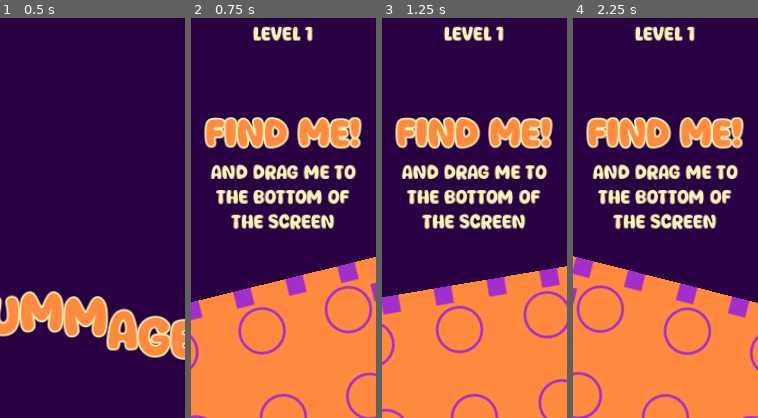
Above: before the commit, frames 1-4 (left to right).
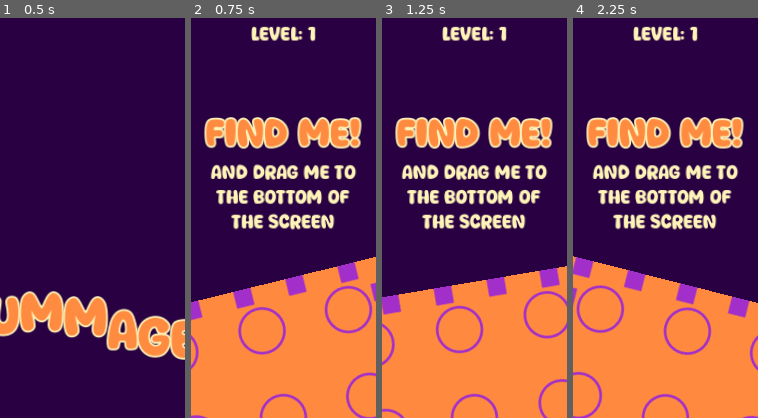
Above: after the commit, the same moments.

Repository: magopian/rummager
Game: Godot game, scene res://start_menu.tscn
The game is run twice, just before and just after one commit, with the same random seed, the same clock (stepped at 60 frames per second) and the same inputs.
Inputs:
- Up to frame 1 (0.5 s): no input
- Up to frame 2 (0.75 s): click "START" at 0.5 s
- Up to frame 3 (1.25 s): no input
- Up to frame 4 (2.25 s): click "Shuffle" at 1.25 s; click "Shuffle" at 2 s
The pictures show only the part of the screen within x 25-75%, y 2-52%; the shares and areas given below are measured in that part.

Frame 1 is identical in both runs. In frame 2, 0.8% of the frame differs, in the area x 32-68%, y 2-6%; in frame 3, 0.8%; in frame 4, 0.8%.

Commit message:
Display the level on each intermediary screen

Diff:
--- a/game.gd
+++ b/game.gd
@@ -45,14 +45,13 @@
 func _ready() -> void:
 	viewport_size = get_viewport_rect().size
 	menu_button.pressed.connect(_on_menu_button_pressed)
-	next_level_button.button_pressed.connect(_on_shuffle_button_pressed)
-	you_win_canvas_layer.button_pressed.connect(_on_shuffle_button_pressed)
-	try_again_button.button_pressed.connect(_on_shuffle_button_pressed)
-	you_lose_canvas_layer.button_pressed.connect(_on_shuffle_button_pressed)
-	shuffle_button.pressed.connect(_on_shuffle_button_pressed)
+	next_level_button.button_pressed.connect(_on_next_level_pressed)
+	you_win_canvas_layer.button_pressed.connect(_on_next_level_pressed)
+	try_again_button.button_pressed.connect(_on_try_again_pressed)
+	you_lose_canvas_layer.button_pressed.connect(_on_try_again_pressed)
+	shuffle_button.pressed.connect(shuffle)
 	pick_me_canvas_layer.button_pressed.connect(_on_lets_go_button_pressed)
 	lets_go_button.button_pressed.connect(_on_lets_go_button_pressed)
-	level_label.text += str(Global.level)
 	for i in range(Global.level * num_cards):
 		var card: Card = new_card()
 		cards.add_child(card)
@@ -108,7 +107,17 @@
 	audio_stream_player.play()
 
 
-func _on_shuffle_button_pressed() -> void:
+func _on_try_again_pressed() -> void:
+	Global.level = 1
+	shuffle()
+
+
+func _on_next_level_pressed() -> void:
+	Global.level += 1
+	shuffle()
+
+
+func shuffle() -> void:
 	play_sound(sound_shuffle)
 	get_tree().reload_current_scene()
 
@@ -137,7 +146,6 @@
 		if card == card_to_find:
 			you_win_canvas_layer.show()
 			Music.play_win()
-			Global.level += 1
 		else:
 			play_sound(sound_lose)
 			var correct_card: Card = card_to_find.duplicate()
@@ -150,7 +158,6 @@
 			valid_container.show()
 			wrong_container.show()
 			lost_reason.text = "You chose the wrong card"
-			Global.level = 1
 	else:
 		if card == card_to_find:
 			play_sound(sound_lose)
@@ -160,7 +167,6 @@
 			you_lose_canvas_layer.show()
 			wrong_container.hide()
 			lost_reason.text = "You discarded the card you were looking for"
-			Global.level = 1
 
 
 func thrown_out_bottom(card: Card) -> bool:
--- a/game.tscn
+++ b/game.tscn
@@ -53,6 +53,7 @@
 [ext_resource type="AudioStream" uid="uid://d3jpbah8ihbnr" path="res://assets/sounds/drop.wav" id="48_8jvtj"]
 [ext_resource type="AudioStream" uid="uid://dpg078ihlfk80" path="res://assets/sounds/exit_screen.wav" id="49_u307k"]
 [ext_resource type="PackedScene" uid="uid://dfmg6das6l6cp" path="res://click_to_change_scene.tscn" id="50_uxbrs"]
+[ext_resource type="PackedScene" uid="uid://dcxjxqadvhk87" path="res://level_label.tscn" id="51_n831h"]
 
 [sub_resource type="StyleBoxEmpty" id="StyleBoxEmpty_hpbc4"]
 
@@ -182,15 +183,9 @@
 theme_override_constants/margin_right = 20
 theme_override_constants/margin_bottom = 20
 
-[node name="LevelLabel" type="Label" parent="PickMeCanvasLayer/MarginContainer"]
-unique_name_in_owner = true
-layout_mode = 2
-size_flags_horizontal = 4
-size_flags_vertical = 0
-theme_override_colors/font_color = Color(1, 0.956863, 0.721569, 1)
-theme_override_font_sizes/font_size = 20
-text = "Level "
-horizontal_alignment = 1
+[node name="LevelLabel" parent="PickMeCanvasLayer/MarginContainer" instance=ExtResource("51_n831h")]
+unique_name_in_owner = true
+layout_mode = 2
 
 [node name="CenterContainer" type="CenterContainer" parent="PickMeCanvasLayer/MarginContainer"]
 layout_mode = 2
@@ -232,6 +227,7 @@
 
 [node name="YouWinCanvasLayer" parent="." instance=ExtResource("50_uxbrs")]
 unique_name_in_owner = true
+layer = 5
 visible = false
 
 [node name="ColorRect" type="ColorRect" parent="YouWinCanvasLayer"]
@@ -243,19 +239,30 @@
 mouse_filter = 2
 color = Color(0, 0.788235, 0.701961, 1)
 
-[node name="CenterContainer" type="CenterContainer" parent="YouWinCanvasLayer"]
-anchors_preset = 15
-anchor_right = 1.0
-anchor_bottom = 1.0
-grow_horizontal = 2
-grow_vertical = 2
-mouse_filter = 2
-
-[node name="VBoxContainer" type="VBoxContainer" parent="YouWinCanvasLayer/CenterContainer"]
-layout_mode = 2
-mouse_filter = 2
-
-[node name="Label" type="Label" parent="YouWinCanvasLayer/CenterContainer/VBoxContainer"]
+[node name="MarginContainer" type="MarginContainer" parent="YouWinCanvasLayer"]
+anchors_preset = 15
+anchor_right = 1.0
+anchor_bottom = 1.0
+grow_horizontal = 2
+grow_vertical = 2
+mouse_filter = 2
+theme_override_constants/margin_left = 20
+theme_override_constants/margin_top = 30
+theme_override_constants/margin_right = 20
+theme_override_constants/margin_bottom = 20
+
+[node name="LevelLabel" parent="YouWinCanvasLayer/MarginContainer" instance=ExtResource("51_n831h")]
+layout_mode = 2
+
+[node name="CenterContainer" type="CenterContainer" parent="YouWinCanvasLayer/MarginContainer"]
+layout_mode = 2
+mouse_filter = 2
+
+[node name="VBoxContainer" type="VBoxContainer" parent="YouWinCanvasLayer/MarginContainer/CenterContainer"]
+layout_mode = 2
+mouse_filter = 2
+
+[node name="Label" type="Label" parent="YouWinCanvasLayer/MarginContainer/CenterContainer/VBoxContainer"]
 layout_mode = 2
 theme_override_colors/font_color = Color(0.160784, 0.00392157, 0.262745, 1)
 theme_override_colors/font_outline_color = Color(1, 0.956863, 0.721569, 1)
@@ -264,7 +271,7 @@
 text = "YOU WIN!"
 horizontal_alignment = 1
 
-[node name="NextLevelButton" parent="YouWinCanvasLayer/CenterContainer/VBoxContainer" instance=ExtResource("45_5qh7m")]
+[node name="NextLevelButton" parent="YouWinCanvasLayer/MarginContainer/CenterContainer/VBoxContainer" instance=ExtResource("45_5qh7m")]
 unique_name_in_owner = true
 custom_minimum_size = Vector2(300, 100)
 layout_mode = 2
@@ -272,6 +279,7 @@
 
 [node name="YouLoseCanvasLayer" parent="." instance=ExtResource("50_uxbrs")]
 unique_name_in_owner = true
+layer = 5
 visible = false
 
 [node name="ColorRect" type="ColorRect" parent="YouLoseCanvasLayer"]
@@ -283,19 +291,30 @@
 mouse_filter = 2
 color = Color(0.709804, 0.219608, 0.317647, 1)
 
-[node name="CenterContainer" type="CenterContainer" parent="YouLoseCanvasLayer"]
-anchors_preset = 15
-anchor_right = 1.0
-anchor_bottom = 1.0
-grow_horizontal = 2
-grow_vertical = 2
-mouse_filter = 2
-
-[node name="VBoxContainer" type="VBoxContainer" parent="YouLoseCanvasLayer/CenterContainer"]
-layout_mode = 2
-mouse_filter = 2
-
-[node name="Label" type="Label" parent="YouLoseCanvasLayer/CenterContainer/VBoxContainer"]
+[node name="MarginContainer" type="MarginContainer" parent="YouLoseCanvasLayer"]
+anchors_preset = 15
+anchor_right = 1.0
+anchor_bottom = 1.0
+grow_horizontal = 2
+grow_vertical = 2
+mouse_filter = 2
+theme_override_constants/margin_left = 20
+theme_override_constants/margin_top = 30
+theme_override_constants/margin_right = 20
+theme_override_constants/margin_bottom = 20
+
+[node name="LevelLabel" parent="YouLoseCanvasLayer/MarginContainer" instance=ExtResource("51_n831h")]
+layout_mode = 2
+
+[node name="CenterContainer" type="CenterContainer" parent="YouLoseCanvasLayer/MarginContainer"]
+layout_mode = 2
+mouse_filter = 2
+
+[node name="VBoxContainer" type="VBoxContainer" parent="YouLoseCanvasLayer/MarginContainer/CenterContainer"]
+layout_mode = 2
+mouse_filter = 2
+
+[node name="Label" type="Label" parent="YouLoseCanvasLayer/MarginContainer/CenterContainer/VBoxContainer"]
 layout_mode = 2
 theme_override_colors/font_color = Color(1, 0.956863, 0.721569, 1)
 theme_override_colors/font_outline_color = Color(0.635294, 0.184314, 0.788235, 1)
@@ -304,7 +323,7 @@
 text = "You lost :("
 horizontal_alignment = 1
 
-[node name="LostReason" type="Label" parent="YouLoseCanvasLayer/CenterContainer/VBoxContainer"]
+[node name="LostReason" type="Label" parent="YouLoseCanvasLayer/MarginContainer/CenterContainer/VBoxContainer"]
 unique_name_in_owner = true
 custom_minimum_size = Vector2(50, 50)
 layout_mode = 2
@@ -316,43 +335,43 @@
 horizontal_alignment = 1
 autowrap_mode = 2
 
-[node name="WrongContainer" type="HBoxContainer" parent="YouLoseCanvasLayer/CenterContainer/VBoxContainer"]
-unique_name_in_owner = true
-layout_mode = 2
-mouse_filter = 2
-
-[node name="Sprite2D" type="TextureRect" parent="YouLoseCanvasLayer/CenterContainer/VBoxContainer/WrongContainer"]
+[node name="WrongContainer" type="HBoxContainer" parent="YouLoseCanvasLayer/MarginContainer/CenterContainer/VBoxContainer"]
+unique_name_in_owner = true
+layout_mode = 2
+mouse_filter = 2
+
+[node name="Sprite2D" type="TextureRect" parent="YouLoseCanvasLayer/MarginContainer/CenterContainer/VBoxContainer/WrongContainer"]
 layout_mode = 2
 size_flags_horizontal = 4
 size_flags_vertical = 4
 mouse_filter = 2
 texture = ExtResource("46_po0o2")
 
-[node name="CardDisplayWrong" type="Control" parent="YouLoseCanvasLayer/CenterContainer/VBoxContainer/WrongContainer"]
+[node name="CardDisplayWrong" type="Control" parent="YouLoseCanvasLayer/MarginContainer/CenterContainer/VBoxContainer/WrongContainer"]
 unique_name_in_owner = true
 custom_minimum_size = Vector2(200, 200)
 layout_mode = 2
 mouse_filter = 2
 
-[node name="ValidContainer" type="HBoxContainer" parent="YouLoseCanvasLayer/CenterContainer/VBoxContainer"]
-unique_name_in_owner = true
-layout_mode = 2
-mouse_filter = 2
-
-[node name="Sprite2D" type="TextureRect" parent="YouLoseCanvasLayer/CenterContainer/VBoxContainer/ValidContainer"]
+[node name="ValidContainer" type="HBoxContainer" parent="YouLoseCanvasLayer/MarginContainer/CenterContainer/VBoxContainer"]
+unique_name_in_owner = true
+layout_mode = 2
+mouse_filter = 2
+
+[node name="Sprite2D" type="TextureRect" parent="YouLoseCanvasLayer/MarginContainer/CenterContainer/VBoxContainer/ValidContainer"]
 layout_mode = 2
 size_flags_horizontal = 4
 size_flags_vertical = 4
 mouse_filter = 2
 texture = ExtResource("47_oxn3a")
 
-[node name="CardDisplayCorrect" type="Control" parent="YouLoseCanvasLayer/CenterContainer/VBoxContainer/ValidContainer"]
+[node name="CardDisplayCorrect" type="Control" parent="YouLoseCanvasLayer/MarginContainer/CenterContainer/VBoxContainer/ValidContainer"]
 unique_name_in_owner = true
 custom_minimum_size = Vector2(200, 200)
 layout_mode = 2
 mouse_filter = 2
 
-[node name="TryAgainButton" parent="YouLoseCanvasLayer/CenterContainer/VBoxContainer" instance=ExtResource("45_5qh7m")]
+[node name="TryAgainButton" parent="YouLoseCanvasLayer/MarginContainer/CenterContainer/VBoxContainer" instance=ExtResource("45_5qh7m")]
 unique_name_in_owner = true
 layout_mode = 2
 text = "Try again"
--- /dev/null
+++ b/level_label.gd
@@ -0,0 +1,5 @@
+extends Label
+
+
+func _process(_delta: float) -> void:
+	text = "Level: " + str(Global.level)
--- /dev/null
+++ b/level_label.tscn
@@ -0,0 +1,12 @@
+[gd_scene load_steps=2 format=3 uid="uid://dcxjxqadvhk87"]
+
+[ext_resource type="Script" path="res://level_label.gd" id="1_uk7fa"]
+
+[node name="LevelLabel" type="Label"]
+size_flags_horizontal = 4
+size_flags_vertical = 0
+theme_override_colors/font_color = Color(1, 0.956863, 0.721569, 1)
+theme_override_font_sizes/font_size = 20
+text = "Level "
+horizontal_alignment = 1
+script = ExtResource("1_uk7fa")
Not shown: 1 places in game.tscn that only renumber resources
